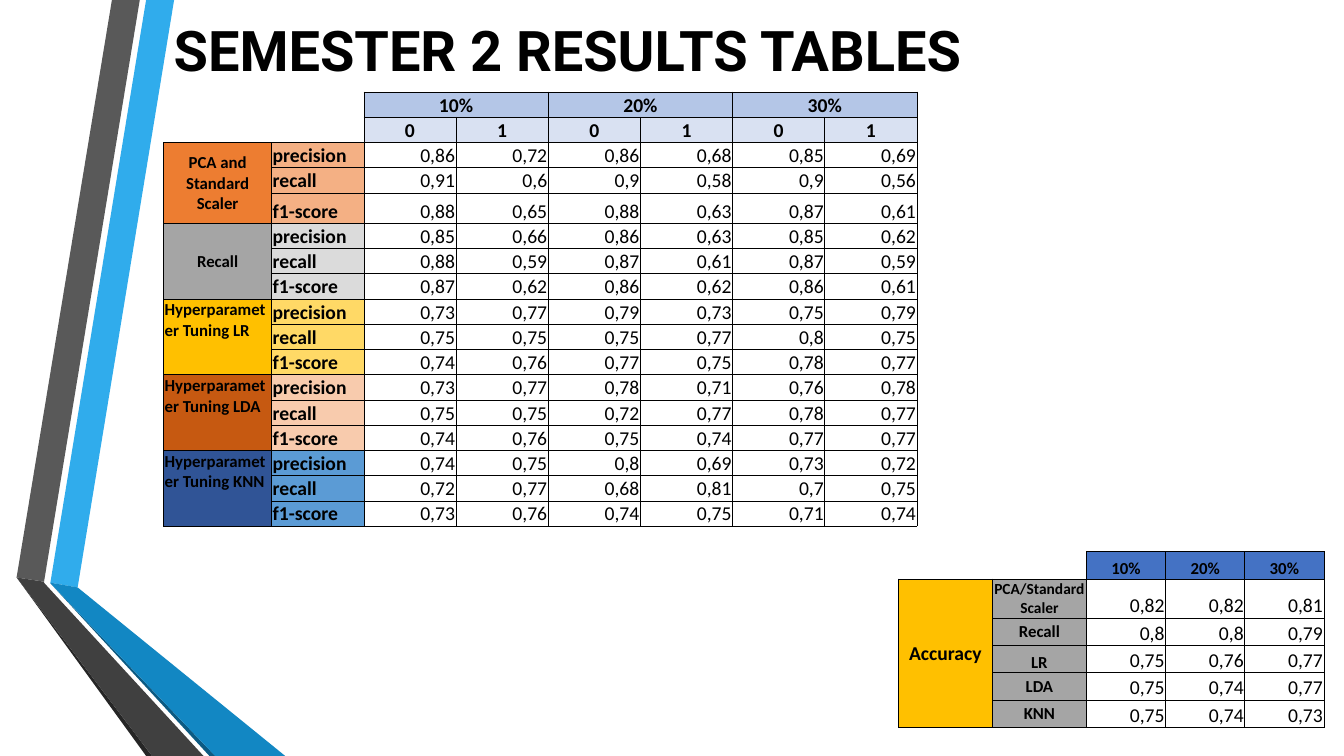
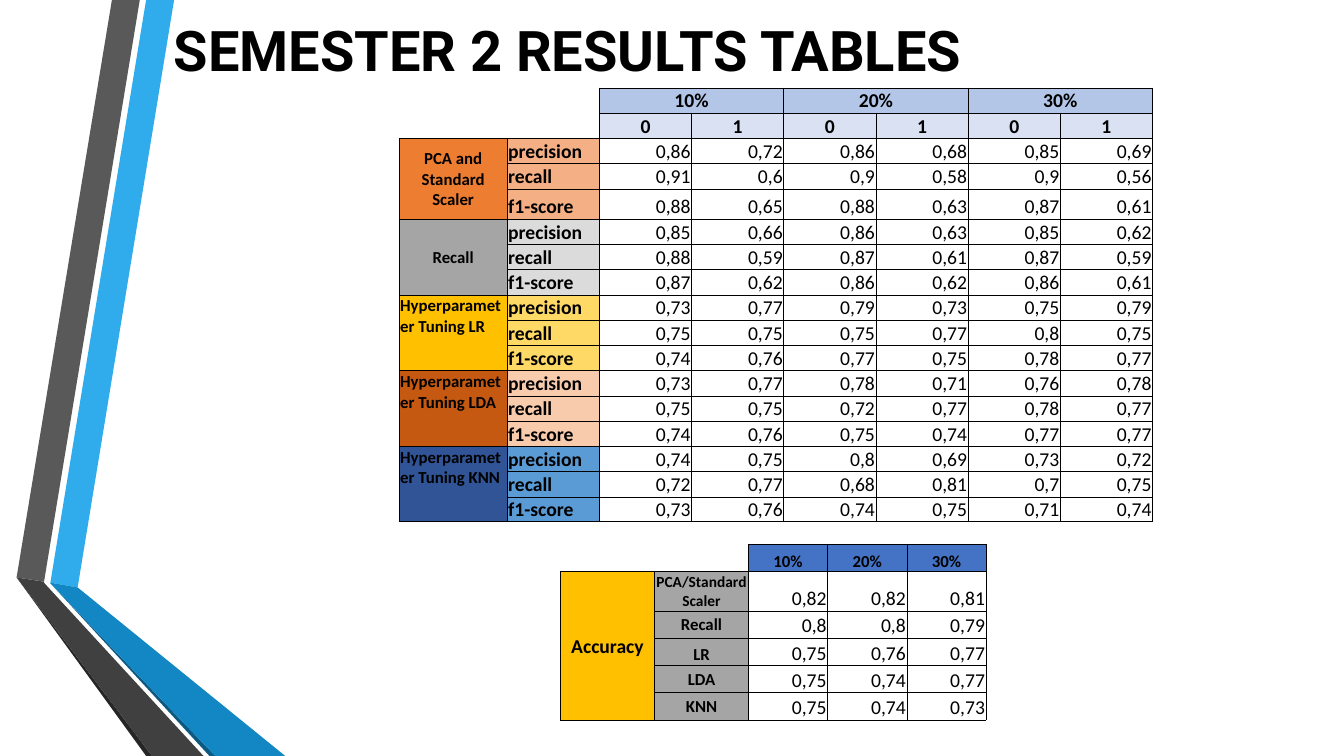
Before and after one commit to mijailbv/Churn_Prediction-Strategic_Thinking, a slide deck: slide 7 of Presentation.pptx (slide 3 before the commit). Drawn at 1344x756 pixels with LibreOffice and Linux fonts; fonts in the diff are those of the drawing; background and template pictures are left out. Boxes give left, top, right and bottom in pixels: in the first picture for what was removed or moved away, otherwise in the second. Text is boxed around its words. In the diff, an @@ line names an element or a change of style, - is before the commit and + after.

```diff
--- a/Presentation.pptx
+++ b/Presentation.pptx
@@ table moved from (x1=163, y1=92, x2=913, y2=527) to (x1=399, y1=88, x2=1149, y2=526) @@
@@ table moved from (x1=898, y1=552, x2=1325, y2=729) to (x1=561, y1=544, x2=987, y2=721) @@
```
Also in this commit, not shown: 5 slides added, 2 other files.
